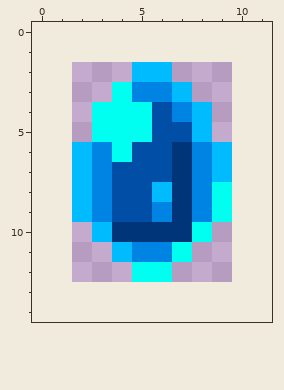
File history of a pixel-art file, packages/client/src/assets/ui{m}/card-rarity-rare.aseprite. Above, as it was before the edit.
8x11 pixels, 1 frame. The old version is drawn lined up with the new one, on the new canvas.
After:
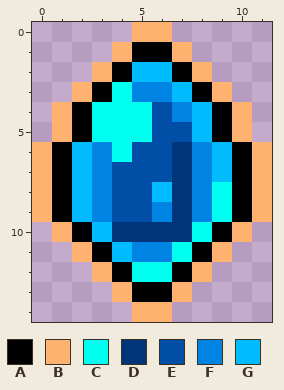
Palette (. is transparent): A #000000  B #ffb270  C #00fff1  D #003579  E #004ea6  F #0084e3  G #00bcff
From old to new:
canvas 8x11 -> 12x15, the old top-left corner now at 2,2
The author put colour A in row 1 at x 5 to 6; in row 2 at x 4 and 7; in row 3 at x 3 and 8; in rows 4 to 5 at x 2 and 9; in rows 6 to 9 at x 1 and 10; in row 10 at x 2 and 9.
The author put colour A in row 11 at x 3 and 8; in row 12 at x 4 and 7; in row 13 at x 5 to 6.
The author put colour B in row 0 at x 5 to 6; in row 1 at x 4 and 7; in row 2 at x 3 and 8; in row 3 at x 2 and 9; in rows 4 to 5 at x 1 and 10; in rows 6 to 9 at x 0 and 11.
The author put colour B in row 10 at x 1 and 10; in row 11 at x 2 and 9; in row 12 at x 3 and 8; in row 13 at x 4 and 7; in row 14 at x 5 to 6.
Boxes around the changes in both pictures, in picture pixels (x1, y1, x2, y2):
added: (32, 22, 272, 322)
